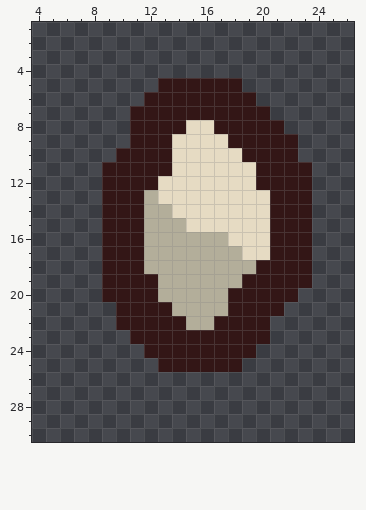
A pixel-art sprite gets an edit: sprites/effect/biotic-zlo-teeth.png. This is how it looked before the edit.
The file is 32x32 pixels. Shown: x 4..26, y 1..30.
The result:
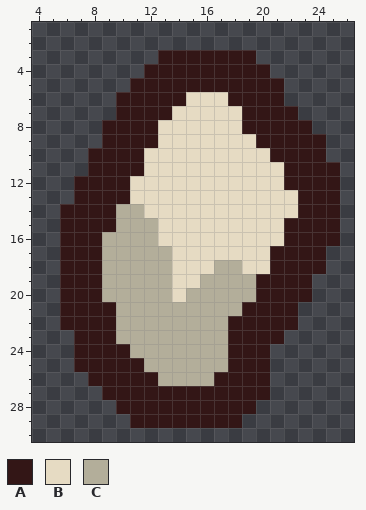
Palette (. is transparent): A #331616  B #e6dbc3  C #b3ae9a
The exact change:
Colour A now appears in row 3 at x 13 to 19; in row 4 at x 12 to 20; in row 5 at x 11 to 12 and 19 to 21; in row 6 at x 10 to 11 and 20 to 21; in row 7 at x 10 and 21 to 22; in row 8 at x 9 to 10 and 22 to 23.
Colour A now appears in row 9 at x 9 to 10 and 23 to 24; in row 10 at x 8 to 9 and 23 to 24; in row 11 at x 8 and 24 to 25; in rows 12 to 13 at x 7 to 8 and 24 to 25; in rows 14 to 16 at x 6 to 8 and 24 to 25; in rows 17 to 18 at x 6 to 8 and 24.
Colour A now appears in row 19 at x 6 to 8; in row 20 at x 6 to 8 and 23; in row 21 at x 6 to 9 and 22; in row 22 at x 6 to 9 and 21 to 22; in row 23 at x 7 to 9 and 21; in row 24 at x 7 to 10 and 20.
Colour A now appears in row 25 at x 7 to 11 and 19 to 20; in row 26 at x 8 to 12 and 17 to 20; in row 27 at x 9 to 20; in row 28 at x 10 to 19; in row 29 at x 11 to 18.
The author changed colour A to colour B in row 6 at x 15 to 17; in row 7 at x 14 to 18; in row 8 at x 13 to 14 and 17 to 18; in row 9 at x 13 and 18 to 19; in row 10 at x 12 to 13 and 19 to 20; in row 11 at x 12 to 13 and 20 to 21.
The author changed colour A to colour B in row 12 at x 11 to 12 and 20 to 21; in row 13 at x 11 and 21 to 22; in row 14 at x 21 to 22; in rows 15 to 16 at x 21; in row 18 at x 20.
The author changed colour C to colour B in row 13 at x 12; in row 14 at x 12 to 13; in row 15 at x 13 to 14; in row 16 at x 13 to 17; in row 17 at x 14 to 18; in row 18 at x 14 to 16 and 19.
The author changed colour C to colour B in row 19 at x 14 to 15; in row 20 at x 14.
Colour C now appears in row 23 at x 10; in row 24 at x 11; in row 25 at x 12; in row 26 at x 13 to 16.
The author changed colour A to colour C in rows 14 to 15 at x 10 to 11; in rows 16 to 18 at x 9 to 11; in row 19 at x 9 to 12 and 19; in row 20 at x 9 to 12 and 18 to 19; in row 21 at x 10 to 13 and 18; in row 22 at x 10 to 14 and 17.
The author changed colour A to colour C in row 23 at x 11 to 17; in row 24 at x 12 to 17; in row 25 at x 13 to 17.
Boxes around the changes in both pictures, in picture pixels (x1, y1, x2, y2):
changed: (60, 50, 340, 428)
